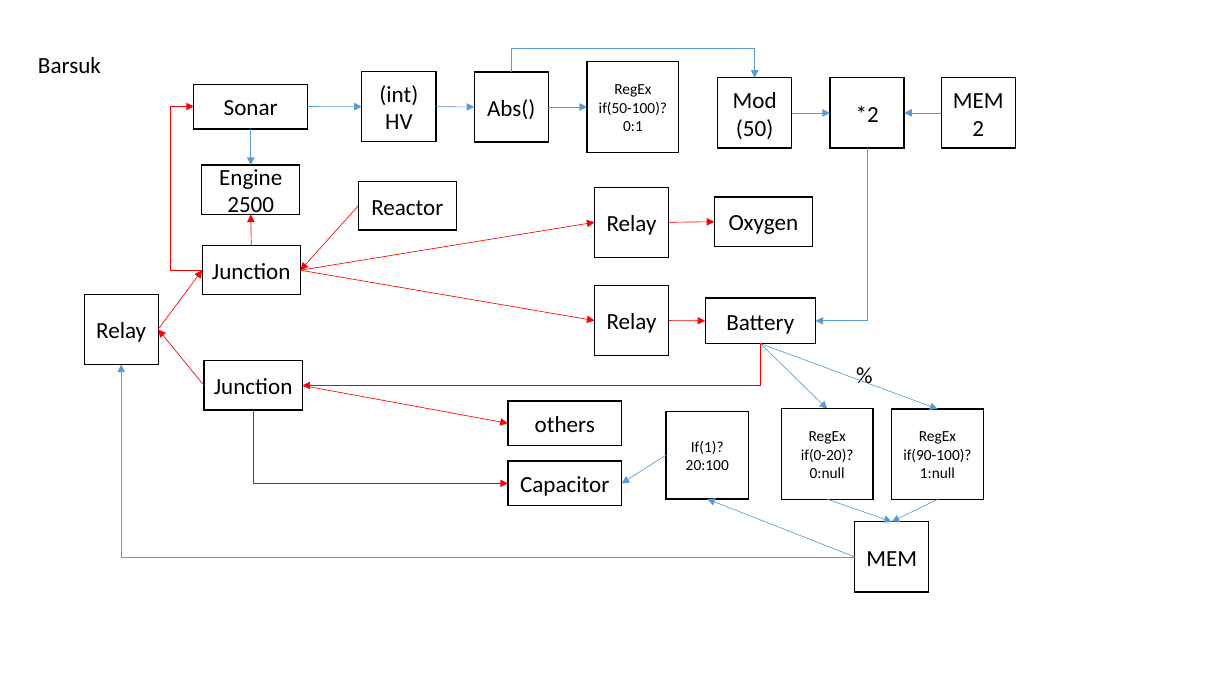
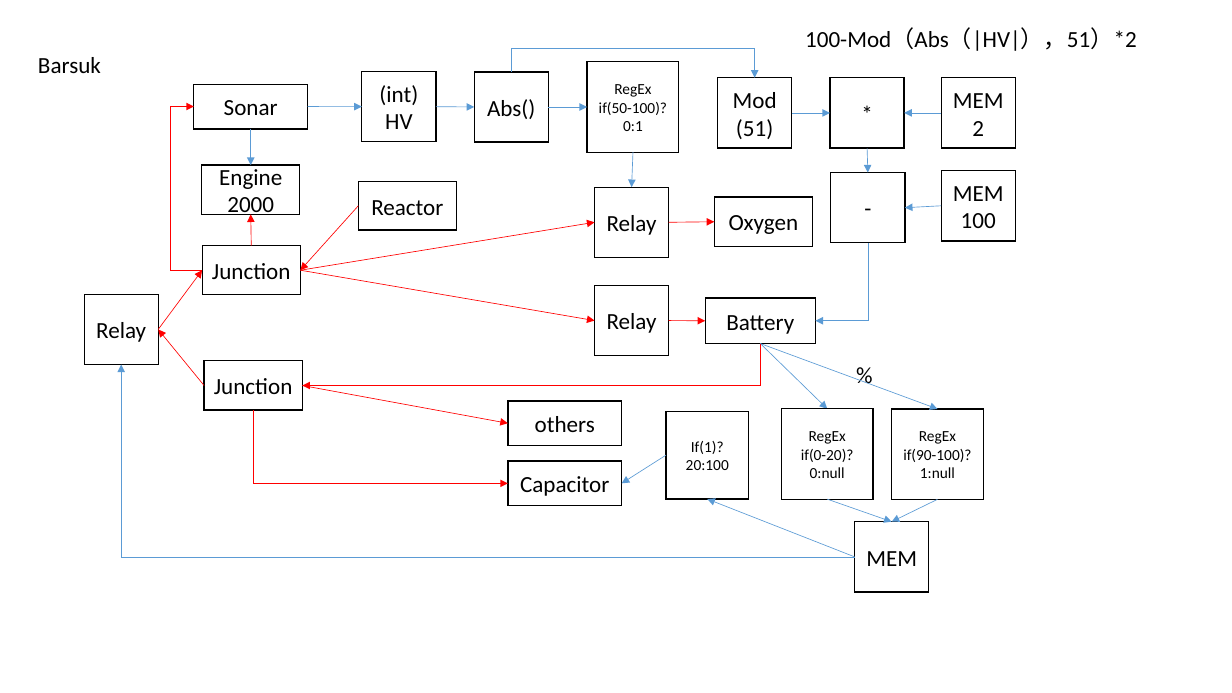
Before and after one commit to panhao4812/GameTools, a slide deck: slide 6 of BaroAngEditor/BaroAngEditor/mods/Lines.pptx (slide 5 before the commit). Drawn at 1232x693 pixels with LibreOffice and Linux fonts; fonts in the diff are those of the drawing. Boxes give left, top, right and bottom in pixels: in the first picture for what was removed or moved away, otherwise in the second. Text is boxed around its words. In the diff, an @@ line names an element or a change of style, - is before the commit and + after.

```diff
--- a/BaroAngEditor/BaroAngEditor/mods/Lines.pptx
+++ b/BaroAngEditor/BaroAngEditor/mods/Lines.pptx
@@ text added at <box>805,28,1137,51</box>, 18 pt, text #000000 @@
+100-Mod（Abs（|HV|），51）*2
@@ text in rectangle at <box>736,119,773,139</box>: text changed @@
-(50)
+(51)
@@ text in rectangle at <box>856,105,879,122</box>: text changed @@
-*2
+*
@@ arrow added from (867, 148) to (868, 173), #5B9BD5 0.5 pt @@
@@ arrow added from (633, 152) to (632, 188), #5B9BD5 0.5 pt @@
@@ rectangle added at <box>831,173,905,243</box>, outline #000000 1 pt, 18 pt, text #000000 @@
+-
@@ rectangle added at <box>942,171,1016,241</box>, outline #000000 1 pt, 18 pt, text #000000 @@
+MEM100
@@ text in rectangle at <box>227,197,274,219</box>: text changed @@
-2500
+2000
@@ arrow added from (942, 206) to (905, 208), #5B9BD5 0.5 pt @@
@@ elbow arrow moved from (867, 148) - (815, 321) to (868, 243) - (815, 321) @@
```
